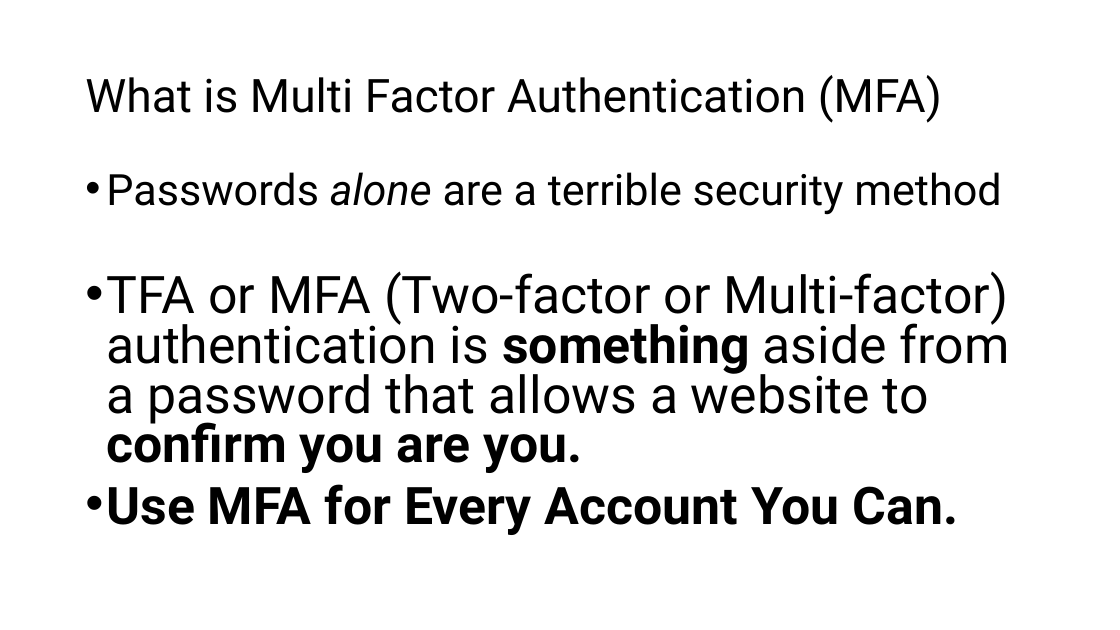
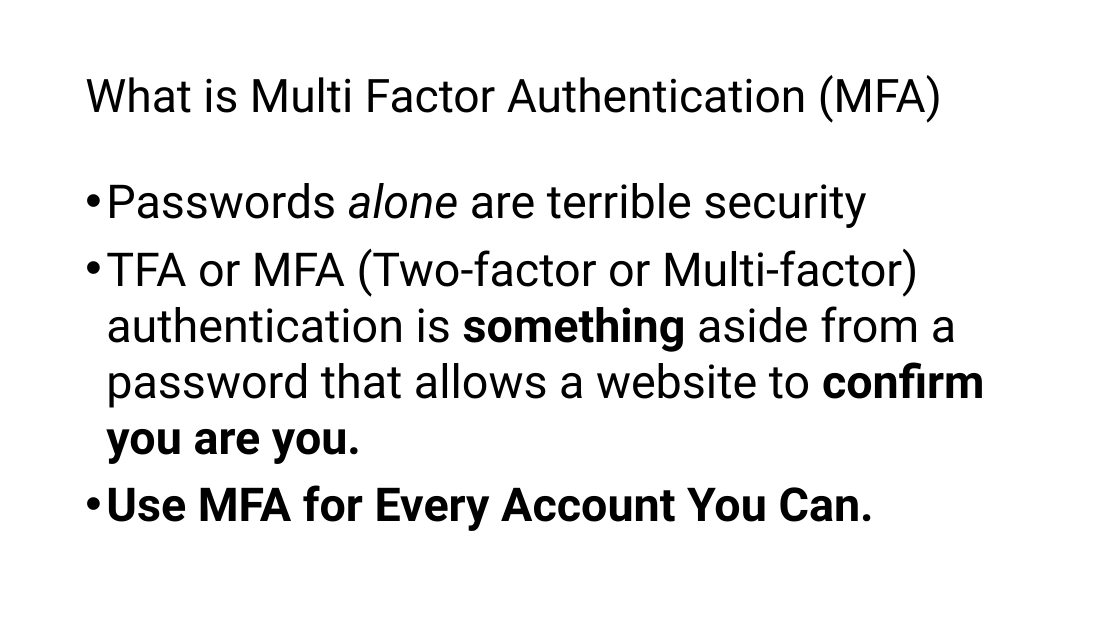
Before and after one commit to williamadba/Public-Presentations, a slide deck: slide 13 of Activ8 Lightning Night 2020/Personal Practical Cybersecurity.pptx (slide 14 before the commit). Drawn at 1120x630 pixels with LibreOffice and Linux fonts; fonts in the diff are those of the drawing. Boxes give left, top, right and bottom in pixels: in the first picture for what was removed or moved away, otherwise in the second. Text is boxed around its words. In the diff, an @@ line names an element or a change of style, - is before the commit and + after.

```diff
--- a/Activ8 Lightning Night 2020/Personal Practical Cybersecurity.pptx
+++ b/Activ8 Lightning Night 2020/Personal Practical Cybersecurity.pptx
@@ text at bbox=[106, 183, 866, 228]: text changed; size 37 to 40 pt @@
-• Passwords alone are a terrible security method
+• Passwords alone are terrible security
@@ text at bbox=[106, 248, 985, 531]: size 44.4 to 40 pt in "TFA or MFA (Two-factor or Multi-factor) authentication ...", "Use MFA for Every Account You Can."; line spacing 0.8 to 1 @@
```
Also in this commit, not shown: 14 other slides changed, 1 slide removed.
